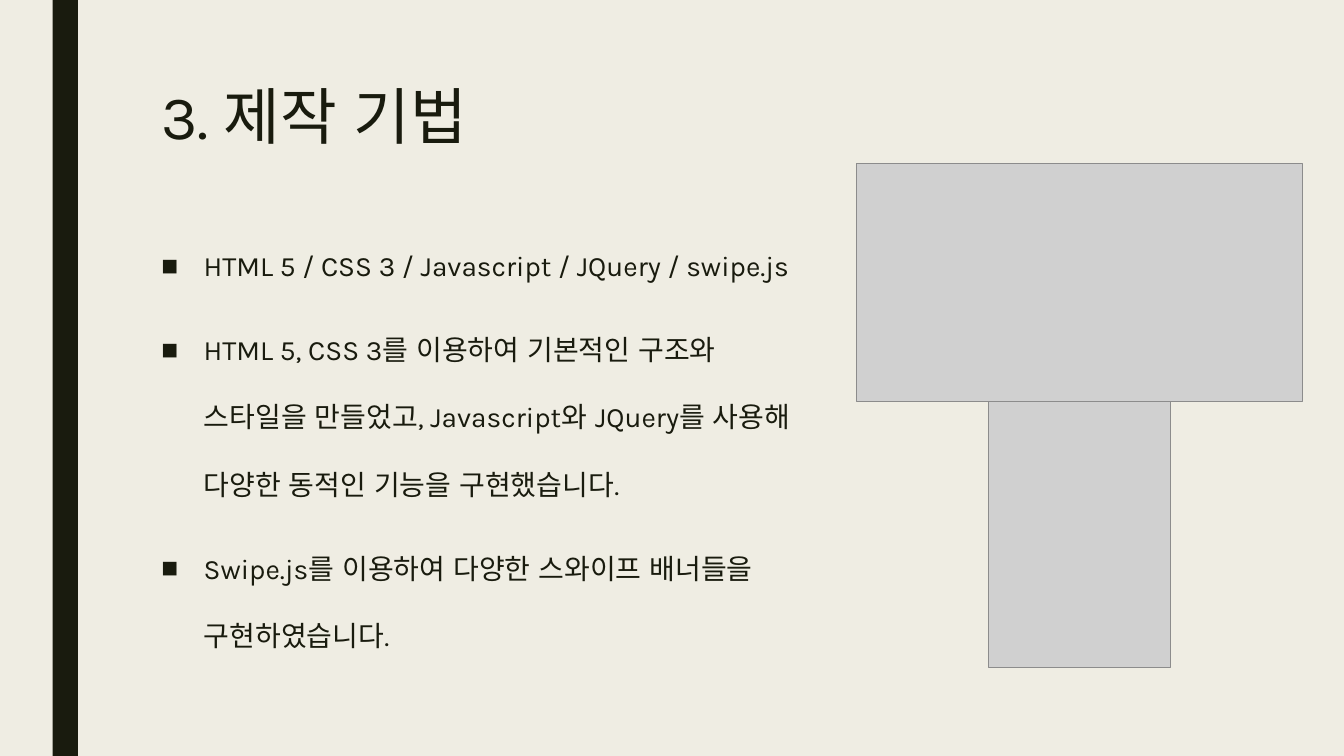
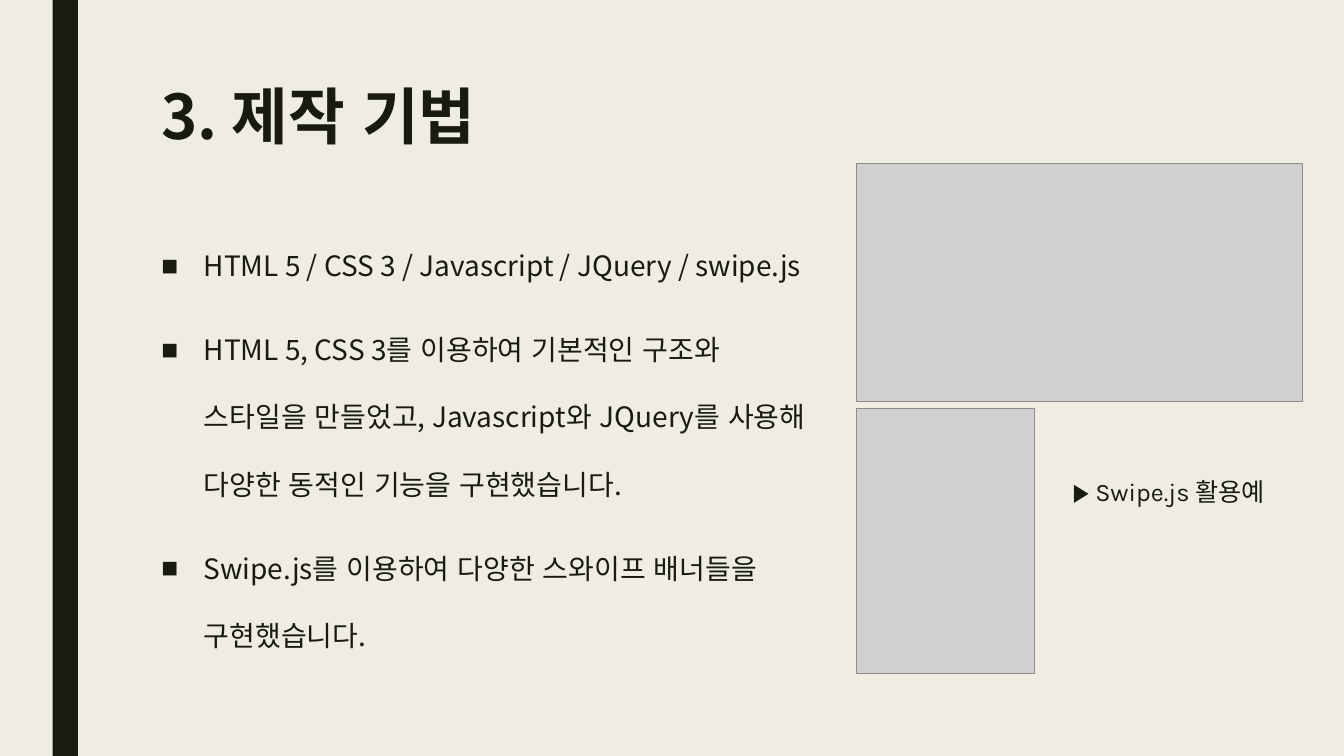
Before and after one commit to JKM0722/JKM_exec01, a slide deck: slide 5 of 001/가이드문서/Assuretee.pptx. Drawn at 1344x756 pixels with LibreOffice and Linux fonts; fonts in the diff are those of the drawing; grey boxes stand for pictures. Boxes give left, top, right and bottom in pixels: in the first picture for what was removed or moved away, otherwise in the second. Text is boxed around its words. In the diff, an @@ line names an element or a change of style, - is before the commit and + after.

```diff
--- a/001/가이드문서/Assuretee.pptx
+++ b/001/가이드문서/Assuretee.pptx
@@ title "3. 제작 기법" at [161,87,475,145]: font Karla to Noto Sans CJK KR, bold on @@
@@ text at [204,254,805,498]: font Karla to Noto Sans CJK KR in "HTML 5 / CSS 3 / Javascript ...", "HTML 5, CSS 3를 이용하여 기본적인 구조와 ..." @@
@@ picture: place and size @@
-picture at [989,401,1172,666]
+picture at [857,408,1035,674]
@@ text added at [1095,480,1266,507], 18 pt, text #191B0E @@
+▶ Swipe.js 활용예
@@ text at [204,556,757,649]: text changed; font Karla to Noto Sans CJK KR @@
-■ Swipe.js를 이용하여 다양한 스와이프 배너들을 구현하였습니다.
+■ Swipe.js를 이용하여 다양한 스와이프 배너들을 구현했습니다.
```
Also in this commit, not shown: 5 other slides changed, 1 other file.
